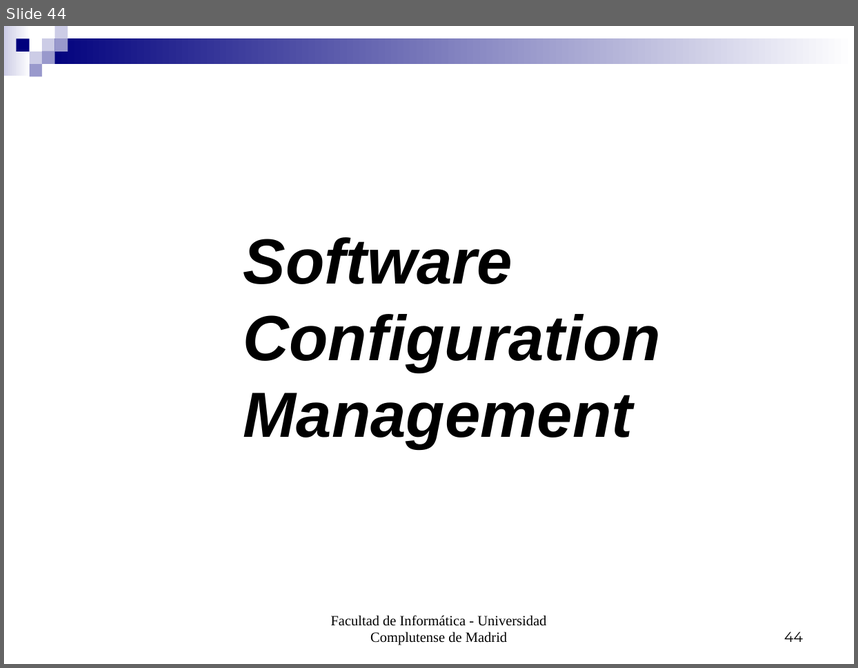
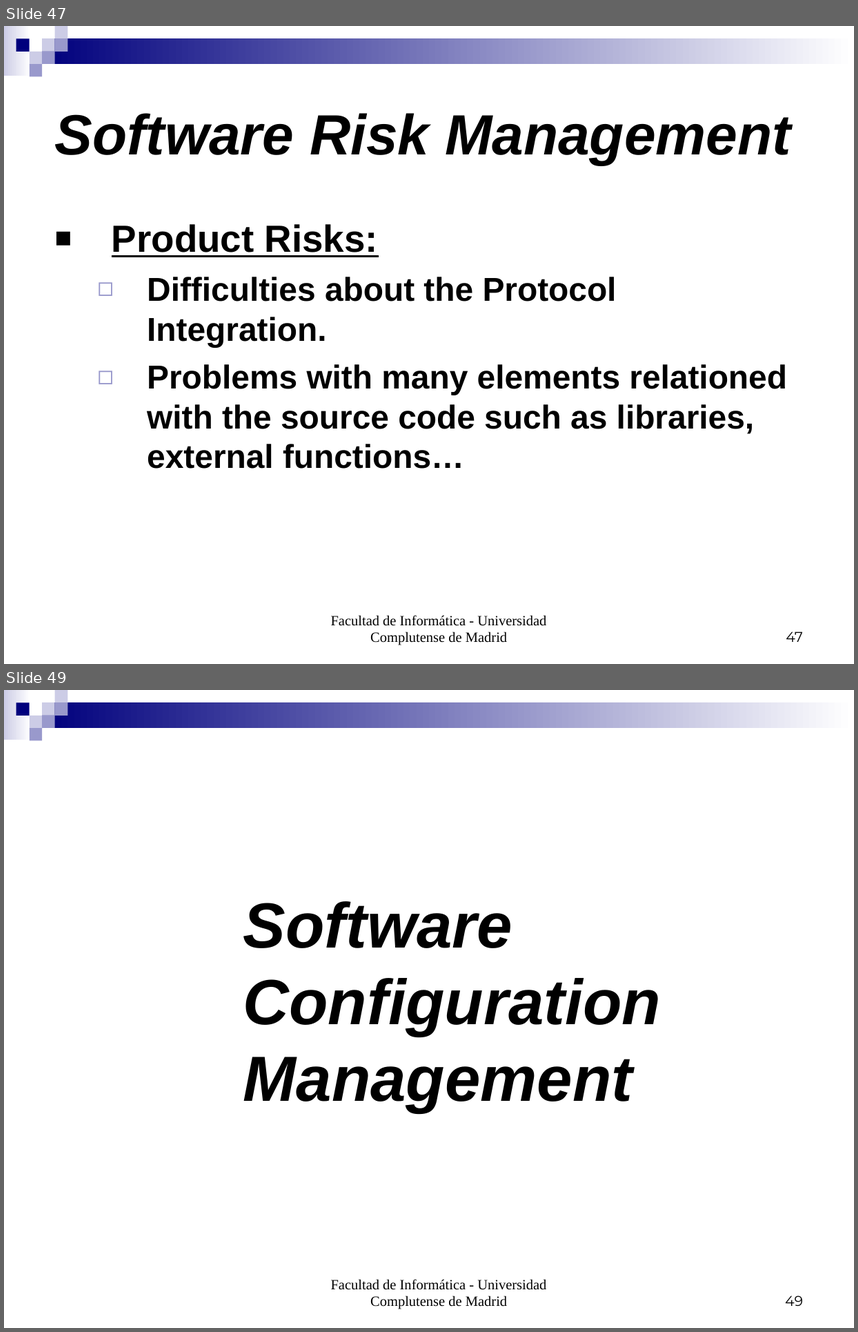
Before and after one commit to salcedonia/egorilla-software-engineering-2008-2009, a slide deck: doc/PresentacionIS.ppt. Shown one above the other, each under a label of ours: slide 44 before the commit, slides 47 and 49 after it; the slides between them are not shown. The pictures are 858x668 and 858x1332 pixels, drawn with LibreOffice and Linux fonts; fonts in the diff are those of the drawing. Boxes give left, top, right and bottom in pixels: in the first picture for what was removed or moved away, otherwise in the second. Text is boxed around its words. In the diff, an @@ line names an element or a change of style, - is before the commit and + after.

```diff
--- a/doc/PresentacionIS.ppt
+++ b/doc/PresentacionIS.ppt
@@ slide 47 added at [4, 26, 854, 664], background #FFFFFF; not listed: 9 template elements that a slide beside it also shows @@
@@ title added at [55, 113, 791, 165], 48 pt, text #000000, bold, italic @@
+Software Risk Management
@@ text added at [112, 224, 787, 468], 28 pt, text #000000, bold @@
+■ Product Risks:
+  ◻ Difficulties about the Protocol Integration.
+  ◻ Problems with many elements relationed with the source code such as libraries, external functions…
@@ text added at [331, 615, 546, 645], 12 pt, text #000000 @@
+Facultad de Informática - Universidad Complutense de Madrid
@@ page number added at [786, 631, 803, 641], 12 pt, text #000000 @@
+47
@@ what was slide 44 is now slide 49 @@
@@ page number at [785, 1295, 803, 1305]: text changed @@
-44
+49
```
Also in this commit, not shown: 1 slide changed, 4 other slides added.
